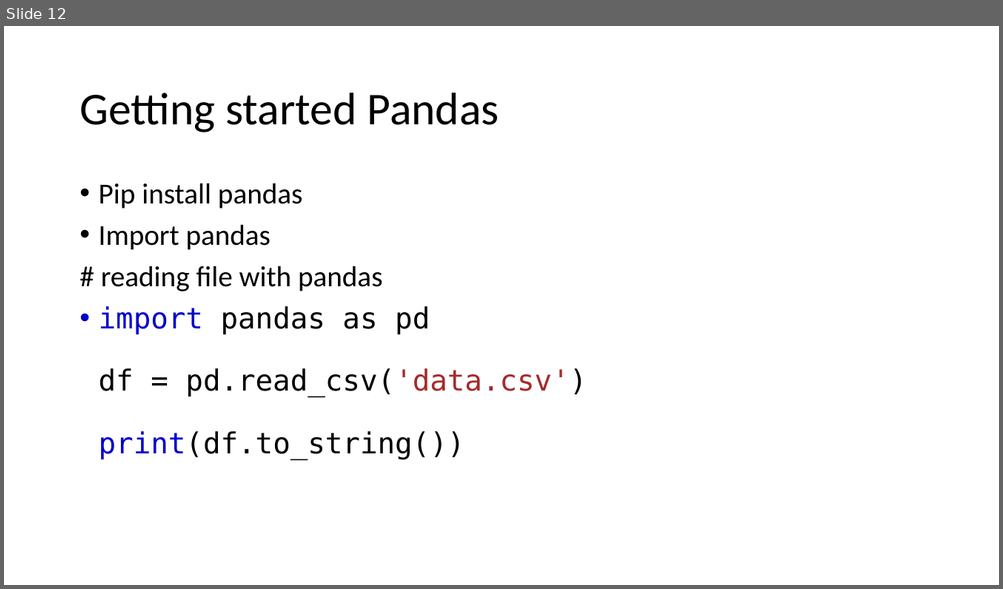
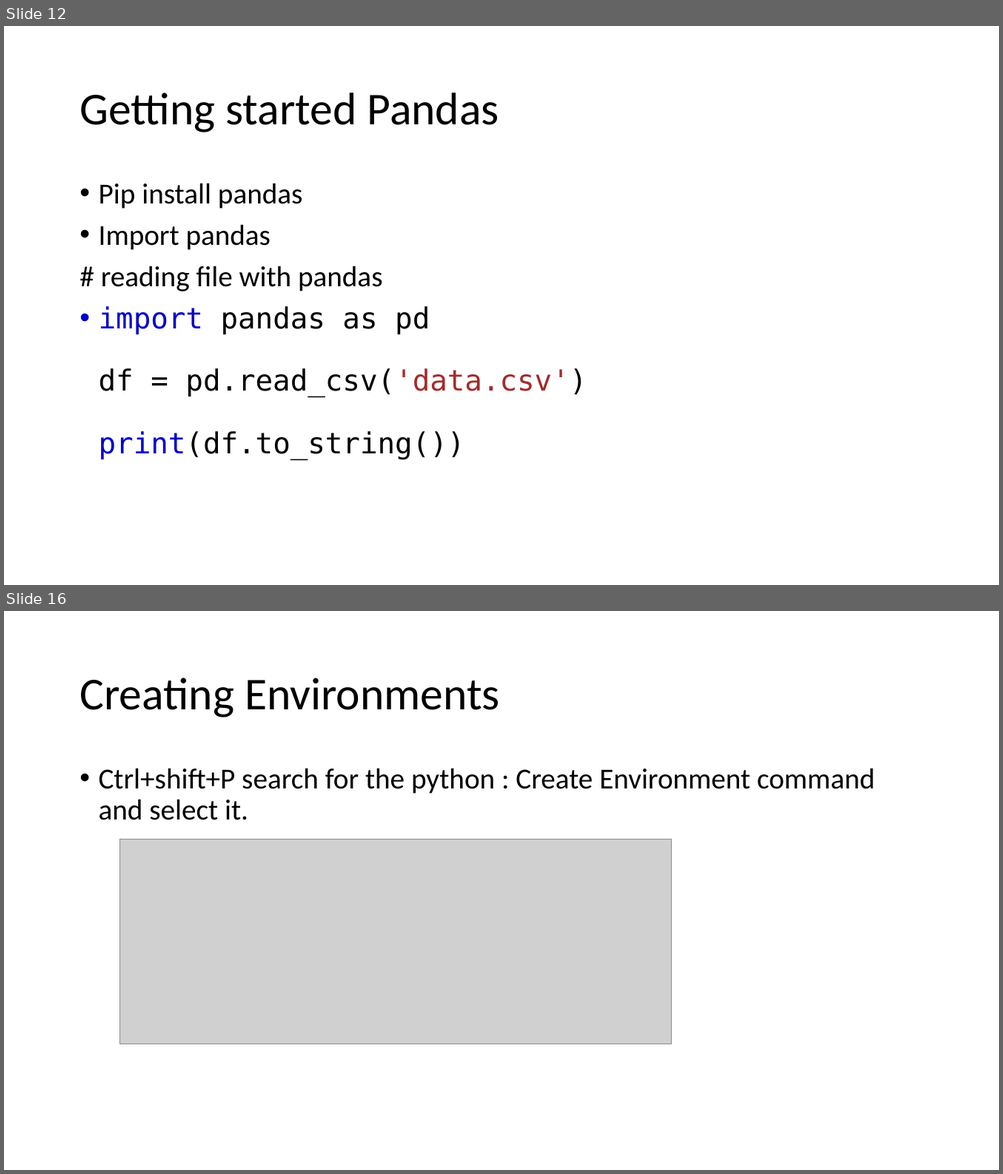
Before and after one commit to LuyangYin1/Python-for-everyone, a slide deck: class-2/Class – 2.pptm. Shown one above the other, each under a label of ours: slide 12 before the commit, slides 12 and 16 after it; the slides between them are not shown. The pictures are 1003x589 and 1003x1174 pixels, drawn with LibreOffice and Linux fonts; fonts in the diff are those of the drawing; grey boxes stand for pictures. Boxes give left, top, right and bottom in pixels: in the first picture for what was removed or moved away, otherwise in the second. Text is boxed around its words. In the diff, an @@ line names an element or a change of style, - is before the commit and + after.

```diff
--- a/class-2/Class – 2.pptm
+++ b/class-2/Class – 2.pptm
@@ slide 16 added at bbox=[4, 611, 999, 1170], background #FFFFFF @@
@@ title added at bbox=[79, 678, 500, 718], 44 pt, text #000000 @@
+Creating Environments
@@ text added at bbox=[99, 768, 874, 820], 28 pt, text #000000 @@
+• Ctrl+shift+P search for the python : Create Environment command and select it.
@@ picture added at bbox=[120, 840, 671, 1045] @@
```
Also in this commit, not shown: 4 other slides added, 3 other files.
